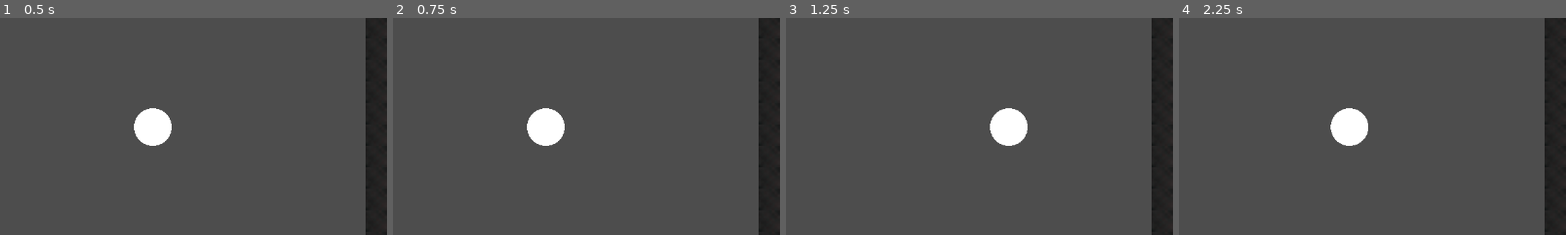
Above: before the commit, frames 1-4 (left to right).
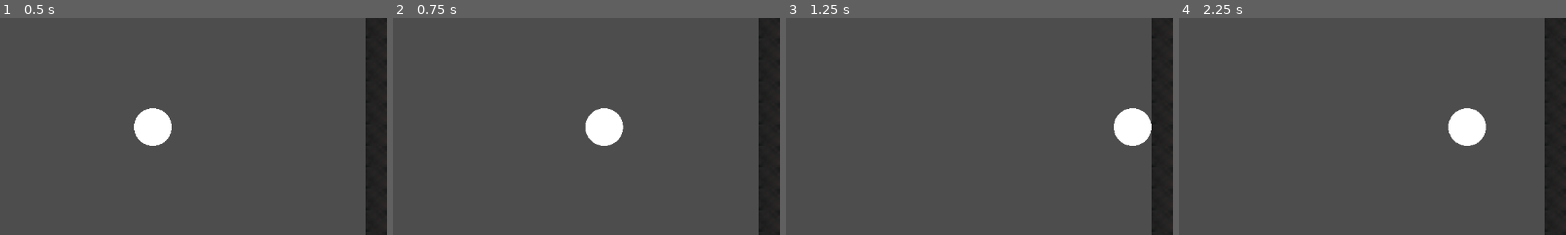
Above: after the commit, the same moments.

Repository: sadronoz/bachelors
Game: Godot game, scene res://game.tscn
Two runs of this game, one before a commit and one after it. Both use one fixed random seed, a clock stepped at 60 frames per second and the inputs below.
Inputs:
- Up to frame 1 (0.5 s): no input
- Up to frame 2 (0.75 s): tap Enter (ui_accept) at 0.5 s; hold D (Move_right) from 0.53 s (still down); hold Space (Dash) from 0.53 s (still down)
- Up to frame 3 (1.25 s): keep holding D (Move_right); keep holding Space (Dash); tap Enter (ui_accept) at 0.77 s
- Up to frame 4 (2.25 s): release Space (Dash) at 1.28 s; tap Space (Dash) at 1.35 s; tap Enter (ui_accept) at 1.52, 2 s; release D (Move_right) at 2.03 s; hold A (Move_left) from 2.03 s (still down); hold Space (Dash) from 2.03 s (still down)
The pictures show only the part of the screen within x 50-100%, y 35-85%; the shares and areas given below are measured in that part.

Frame 1 is identical in both runs. In frame 2, 2.7% of the frame differs, in the area x 34-60%, y 41-59%; in frame 3, 2.7%; in frame 4, 2.7%, in the area x 39-80%, y 41-59%.

Commit message:
Rythm separated. Playing sound Working

Diff:
--- /dev/null
+++ b/demo-1/Rythm.tscn
@@ -0,0 +1,18 @@
+[gd_scene load_steps=3 format=3 uid="uid://hhu02tqws0vw"]
+
+[ext_resource type="Script" uid="uid://dxkf55gopkb71" path="res://rythm.gd" id="1_vphmk"]
+[ext_resource type="AudioStream" uid="uid://ttlo5uglr33r" path="res://Sounds/mixkit-short-bass-hit-2299.wav" id="2_726m8"]
+
+[node name="Rythm" type="Node2D"]
+script = ExtResource("1_vphmk")
+
+[node name="Timer" type="Timer" parent="."]
+wait_time = 0.25
+autostart = true
+
+[node name="Sounds" type="Node2D" parent="."]
+
+[node name="Drums" type="AudioStreamPlayer" parent="Sounds"]
+stream = ExtResource("2_726m8")
+
+[connection signal="timeout" from="Timer" to="." method="_on_timer_timeout"]
--- a/demo-1/game.tscn
+++ b/demo-1/game.tscn
@@ -1,8 +1,9 @@
-[gd_scene load_steps=6 format=3 uid="uid://csia1o5df2afr"]
+[gd_scene load_steps=7 format=3 uid="uid://csia1o5df2afr"]
 
 [ext_resource type="PackedScene" uid="uid://cyftfumjvj1o3" path="res://player.tscn" id="1_80nbo"]
 [ext_resource type="Texture2D" uid="uid://b1b0dvb4rqovb" path="res://Brickwall5_Texture.png" id="2_e2o6t"]
 [ext_resource type="Script" uid="uid://tw2ld8up8j6o" path="res://player.gd" id="2_feb5d"]
+[ext_resource type="PackedScene" uid="uid://hhu02tqws0vw" path="res://Rythm.tscn" id="4_fc0e3"]
 
 [sub_resource type="TileSetAtlasSource" id="TileSetAtlasSource_feb5d"]
 texture = ExtResource("2_e2o6t")
@@ -4206,4 +4207,6 @@
 [node name="Timer" type="Timer" parent="."]
 autostart = true
 
+[node name="Rythm" parent="." instance=ExtResource("4_fc0e3")]
+
 [connection signal="timeout" from="Timer" to="Player" method="_on_timer_timeout"]
--- a/demo-1/player.gd
+++ b/demo-1/player.gd
@@ -1,10 +1,9 @@
 extends CharacterBody2D
 
-
+@onready var rythm = get_parent().get_node("Rythm")
 var speed = 130.0
 const JUMP_VELOCITY = -300.0
 var canMove = false
-
 
 func _physics_process(delta: float) -> void:
 	# Add the gravity.
@@ -34,7 +33,7 @@
 
 
 
-	match canMove:
+	match rythm.canMove:
 		true:
 			if(Input.is_action_pressed("Dash") ):
 			#if(Inout.is_action_just_pressed
@@ -44,7 +43,7 @@
 	move_and_slide()
 
 
-func _on_timer_timeout() -> void:
-	canMove = true
-	await get_tree().create_timer(0.2).timeout
-	canMove = false
+#func _on_timer_timeout() -> void:
+	#canMove = true
+	#await get_tree().create_timer(0.2).timeout
+	#canMove = false
--- a/demo-1/project.godot
+++ b/demo-1/project.godot
@@ -12,7 +12,7 @@
 
 config/name="demo1"
 run/main_scene="res://game.tscn"
-config/features=PackedStringArray("4.5", "Forward Plus")
+config/features=PackedStringArray("4.4", "Forward Plus")
 config/icon="res://icon.svg"
 
 [input]
--- /dev/null
+++ b/demo-1/rythm.gd
@@ -0,0 +1,19 @@
+extends Node2D
+var canMove = false
+
+
+# Called when the node enters the scene tree for the first time.
+func _ready() -> void:
+	pass # Replace with function body.
+
+
+# Called every frame. 'delta' is the elapsed time since the previous frame.
+func _process(delta: float) -> void:
+	pass
+
+
+func _on_timer_timeout() -> void:
+	canMove = true
+	$Sounds/Drums.play()
+	await get_tree().create_timer(0.2).timeout
+	canMove = false
Not shown, changed: demo-1/Brickwall5_Texture.png.import
Not shown, added: demo-1/Sounds/mixkit-short-bass-hit-2299.wav.import
Not shown, changed: demo-1/icon.svg.import
Not shown, added: demo-1/rythm.gd.uid
Not shown, added: demo-1/Sounds/mixkit-short-bass-hit-2299.wav
